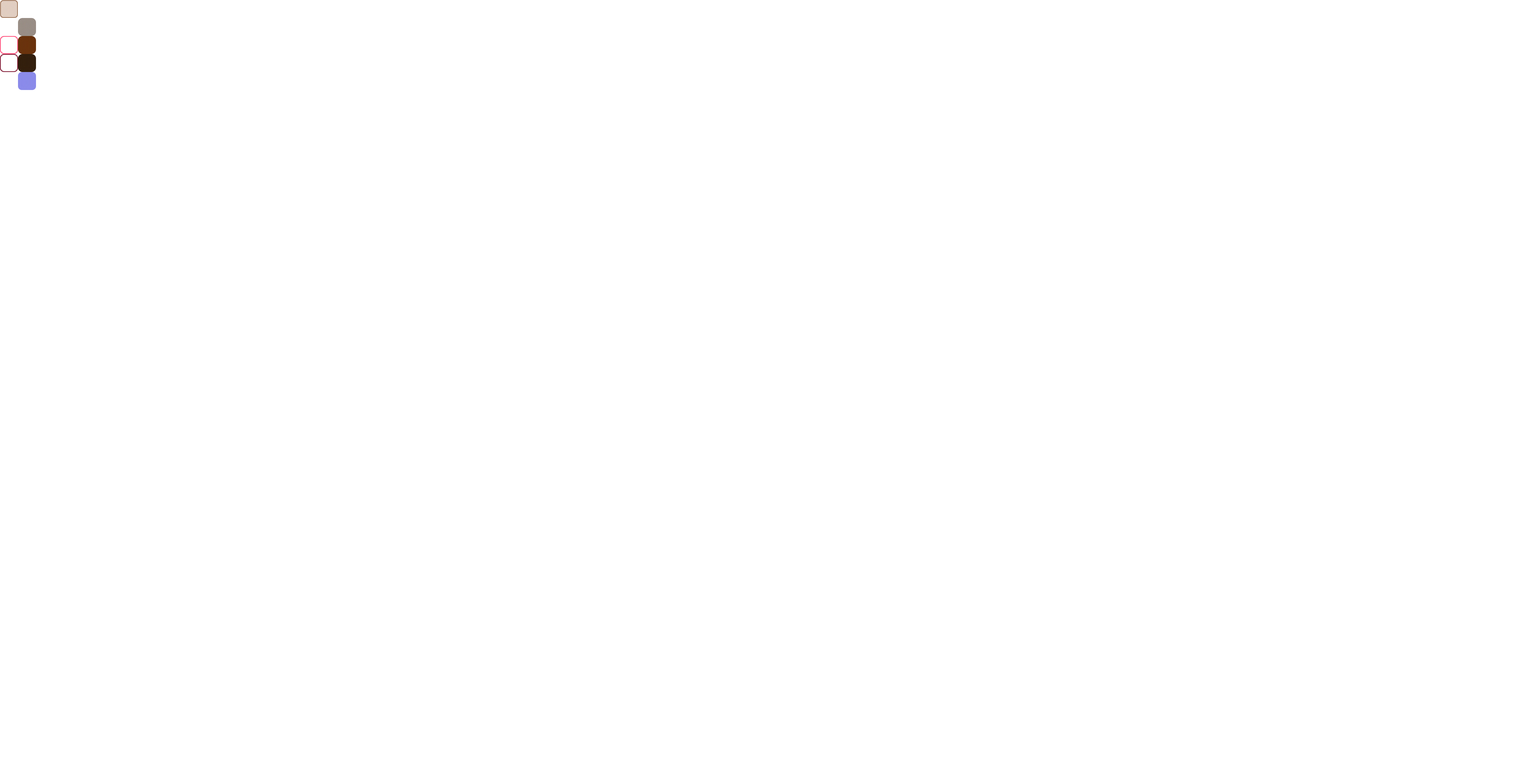
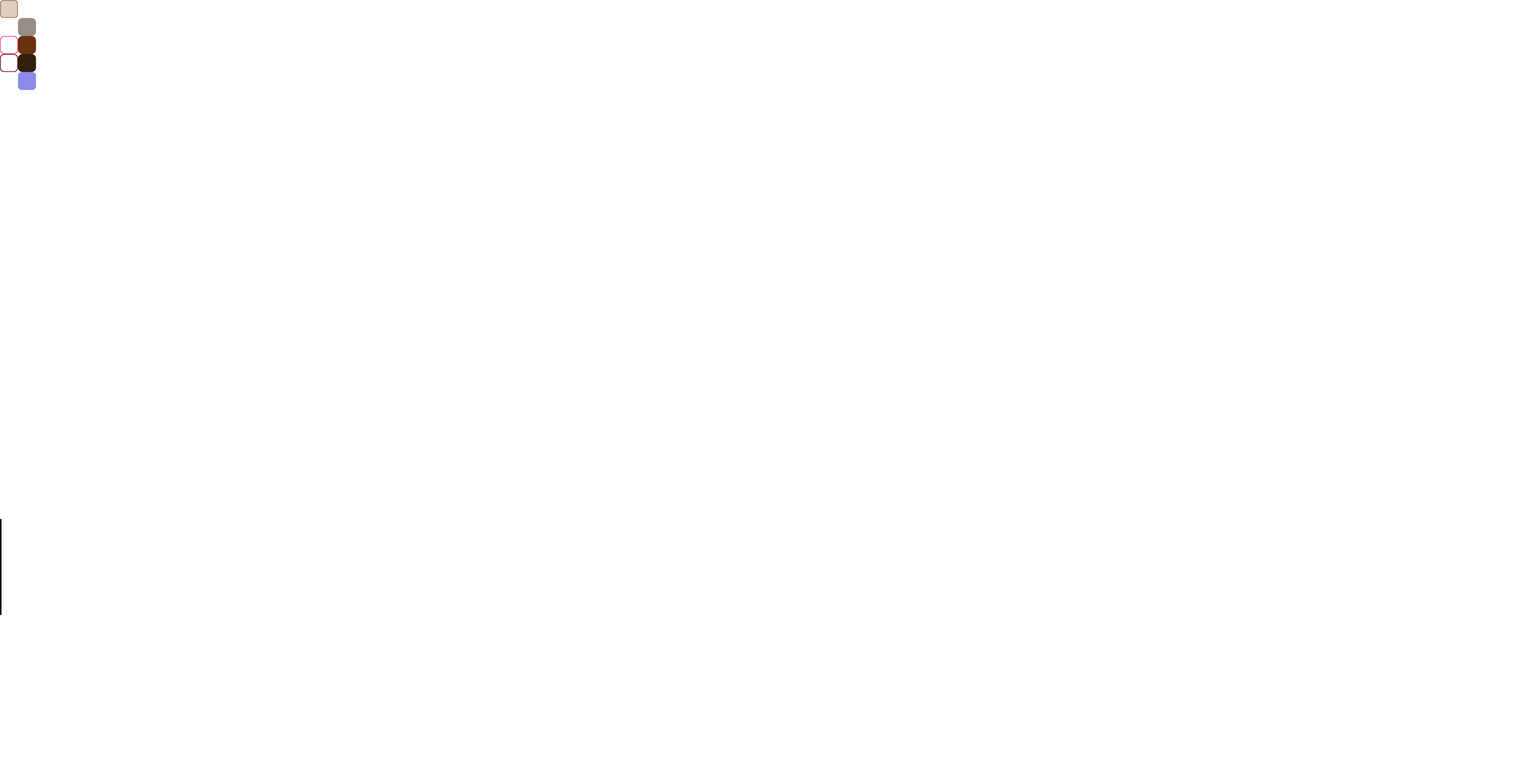
Two versions of the same layered image (1536x768). Layer-by-layer changes:
painted on "レイヤー 1" over (0, 518, 2, 615)
